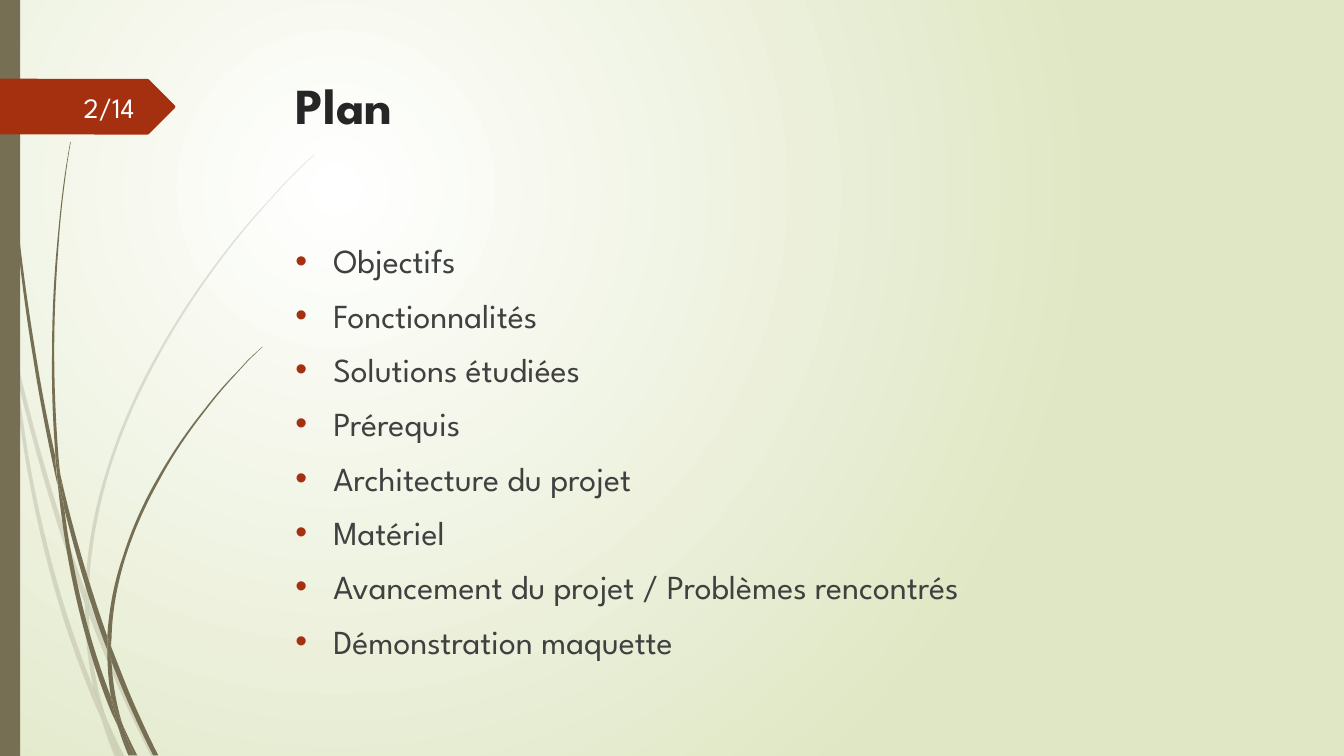
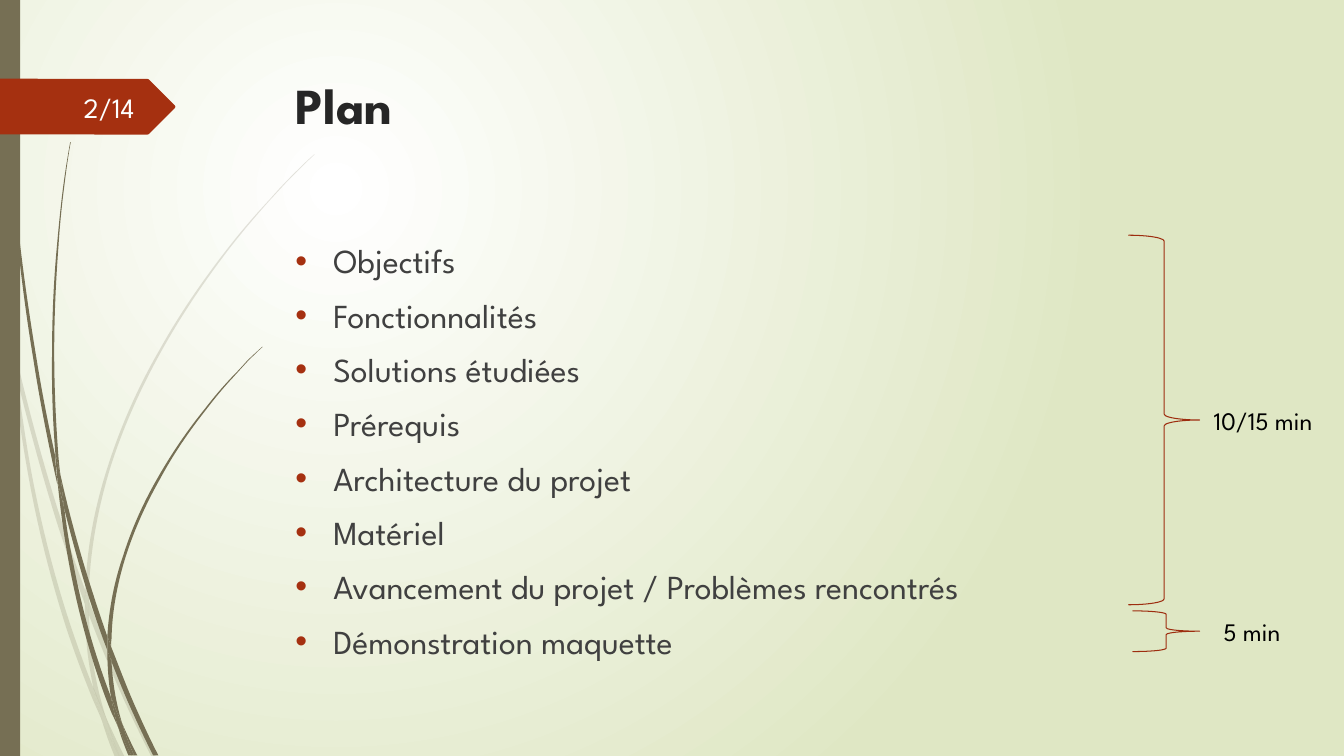
Before and after one commit to Codastephen/Maquette, a slide deck: slide 2 of doc/Présentation borne.pptx. Drawn at 1344x756 pixels with LibreOffice and Linux fonts; fonts in the diff are those of the drawing. Boxes give left, top, right and bottom in pixels: in the first picture for what was removed or moved away, otherwise in the second. Text is boxed around its words. In the diff, an @@ line names an element or a change of style, - is before the commit and + after.

```diff
--- a/doc/Présentation borne.pptx
+++ b/doc/Présentation borne.pptx
@@ right brace added at (1129,235,1200,605), outline #9E2E0F 0.75 pt @@
@@ text added at (1214,412,1312,433), 18 pt, text #000000 @@
+10/15 min
@@ right brace added at (1133,611,1200,651), outline #9E2E0F 0.75 pt @@
@@ text added at (1223,624,1280,642), 18 pt, text #000000 @@
+5 min
```
Also in this commit, not shown: 5 other slides changed, 5 other files.
